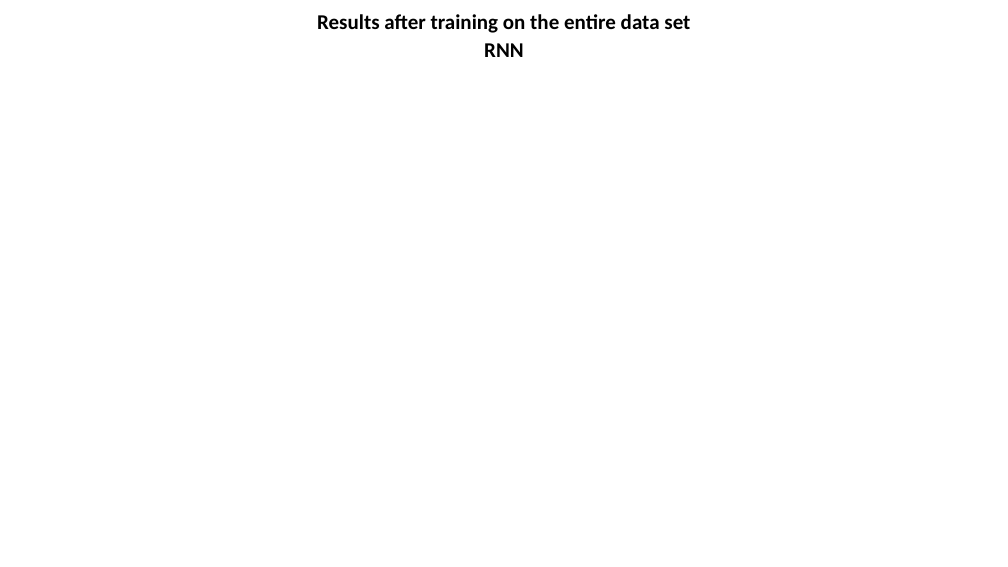
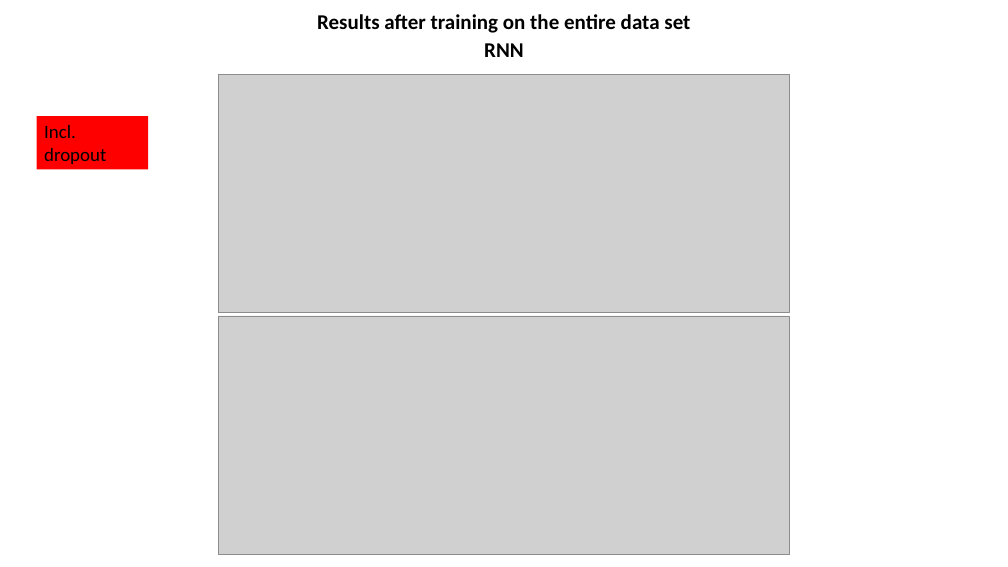
Before and after one commit to sfremerey/backprophet, a slide deck: slide 13 of Backprophet.pptx. Drawn at 1008x567 pixels with LibreOffice and Linux fonts; fonts in the diff are those of the drawing; grey boxes stand for pictures. Boxes give left, top, right and bottom in pixels: in the first picture for what was removed or moved away, otherwise in the second. Text is boxed around its words. In the diff, an @@ line names an element or a change of style, - is before the commit and + after.

```diff
--- a/Backprophet.pptx
+++ b/Backprophet.pptx
@@ picture added at (219, 75, 790, 313) @@
@@ rectangle added at (37, 116, 149, 169), fill #FF0000, 18 pt, text #000000 @@
+Incl.
+dropout
@@ picture added at (219, 316, 790, 554) @@
```
Also in this commit, not shown: 8 other slides changed, 1 slide added.
